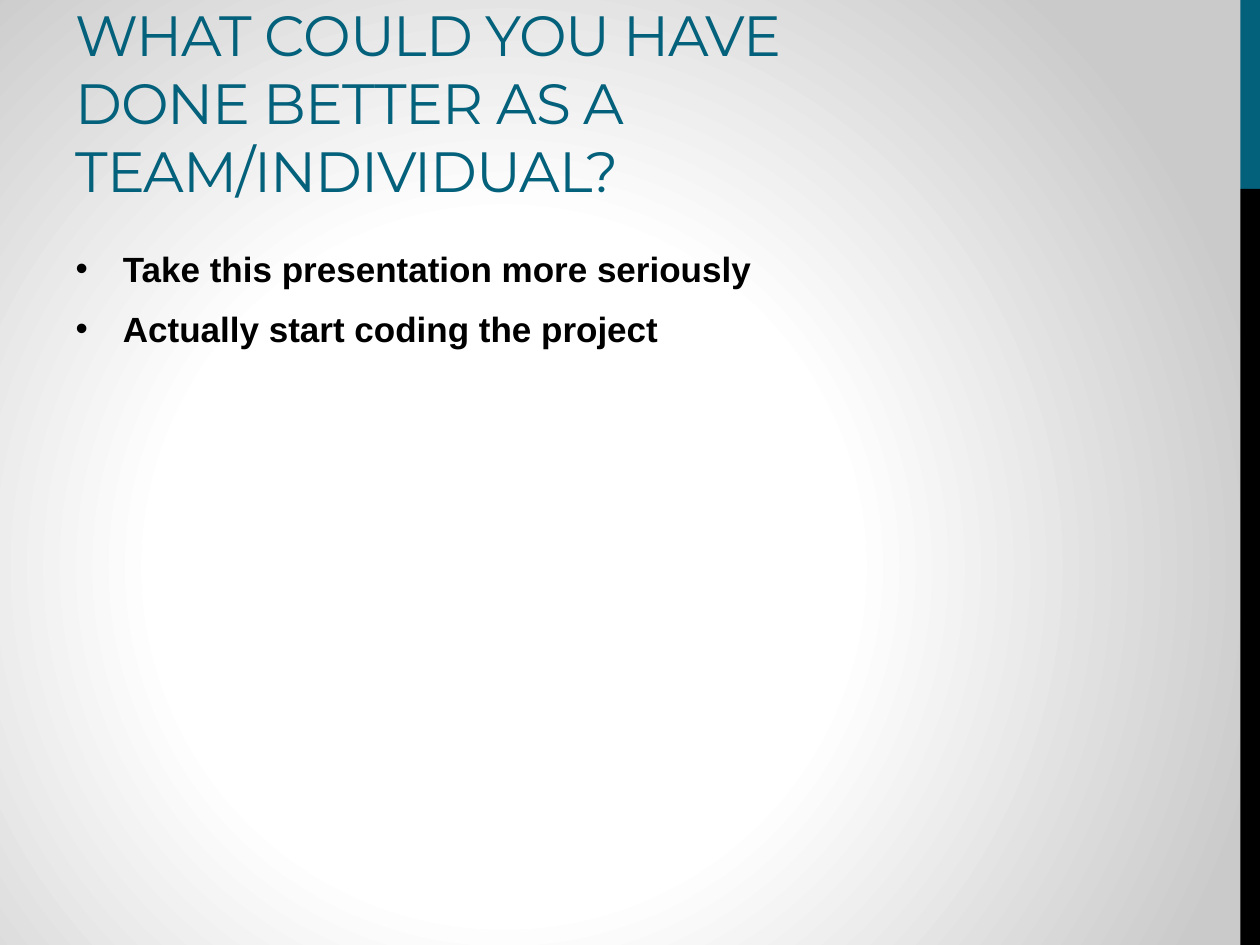
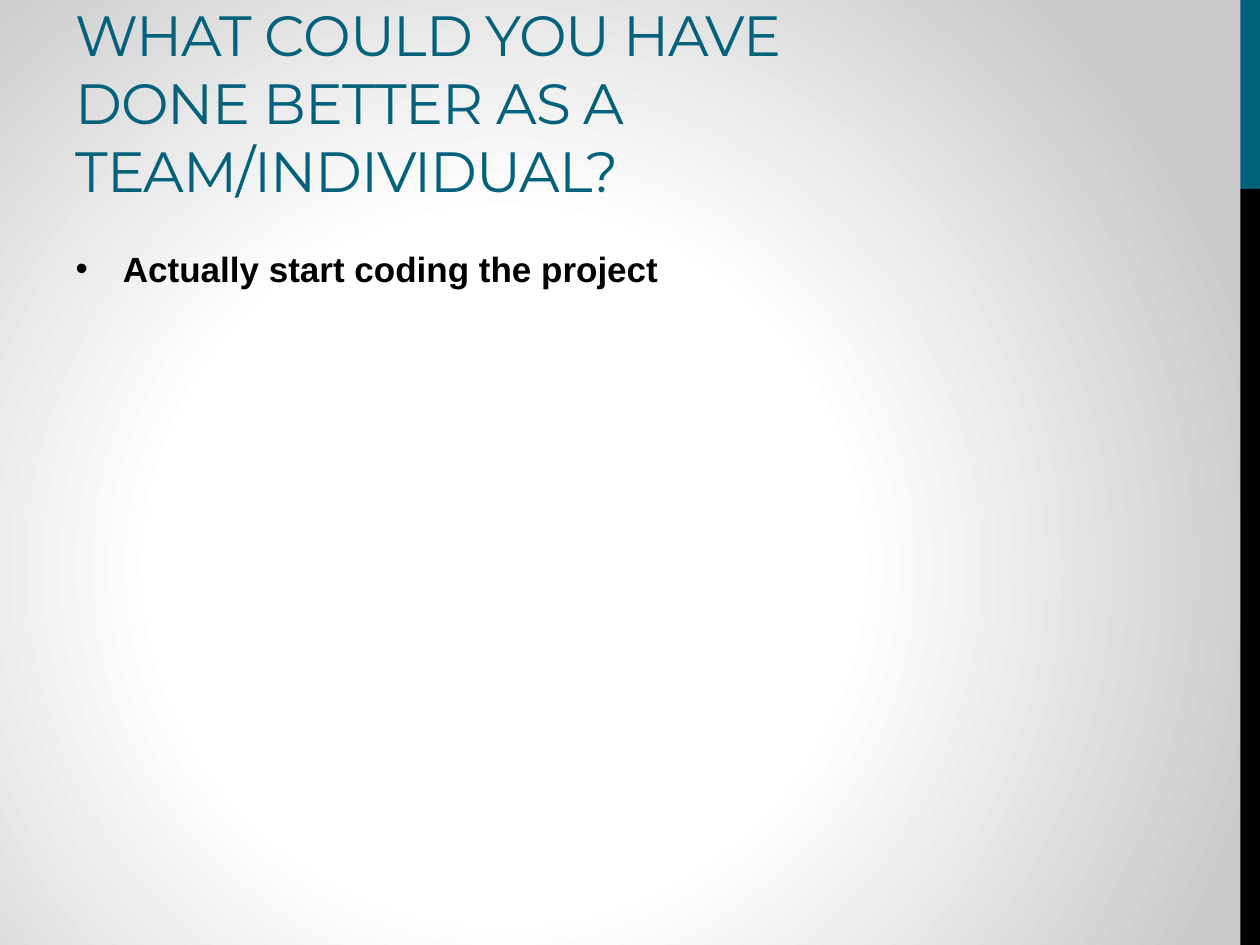
Before and after one commit to infin8x/Siftables-Emulator, a slide deck: slide 11 of docs/Final Presentation.pptx. Drawn at 1260x945 pixels with LibreOffice and Linux fonts; fonts in the diff are those of the drawing. Boxes give left, top, right and bottom in pixels: in the first picture for what was removed or moved away, otherwise in the second. Text is boxed around its words. In the diff, an @@ line names an element or a change of style, - is before the commit and + after.

Commit message:
Toned down Final Presentation.

```diff
--- a/docs/Final Presentation.pptx
+++ b/docs/Final Presentation.pptx
@@ text at <box>123,256,751,289</box>: paragraph removed @@
-• Take this presentation more seriously
```
